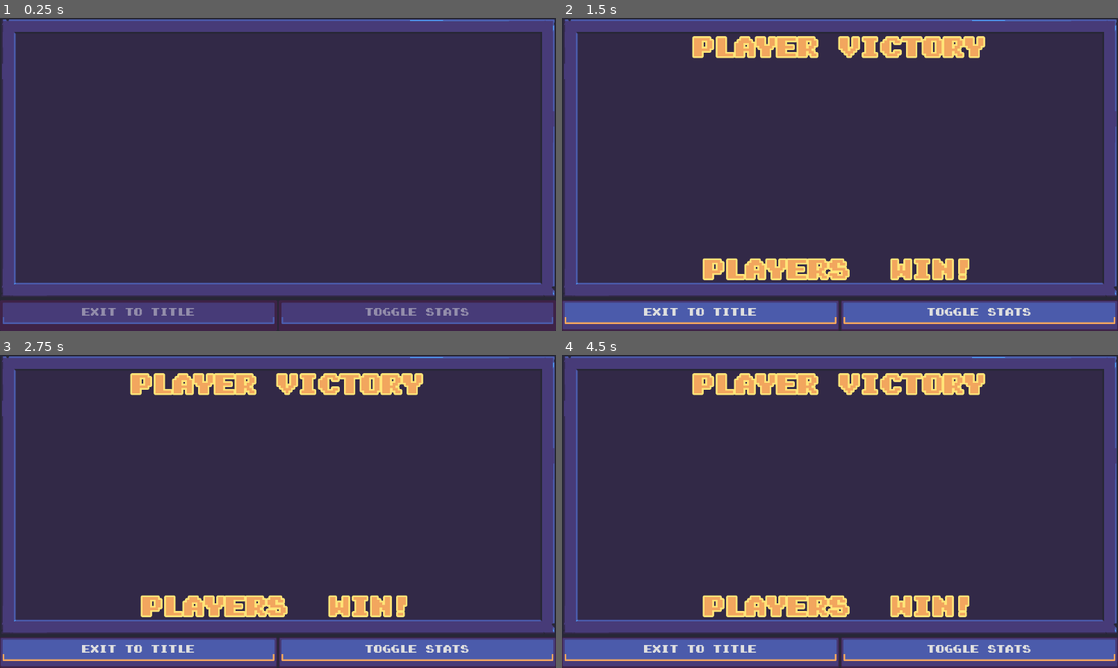
Above: before the commit, frames 1-4 (two rows, left to right).
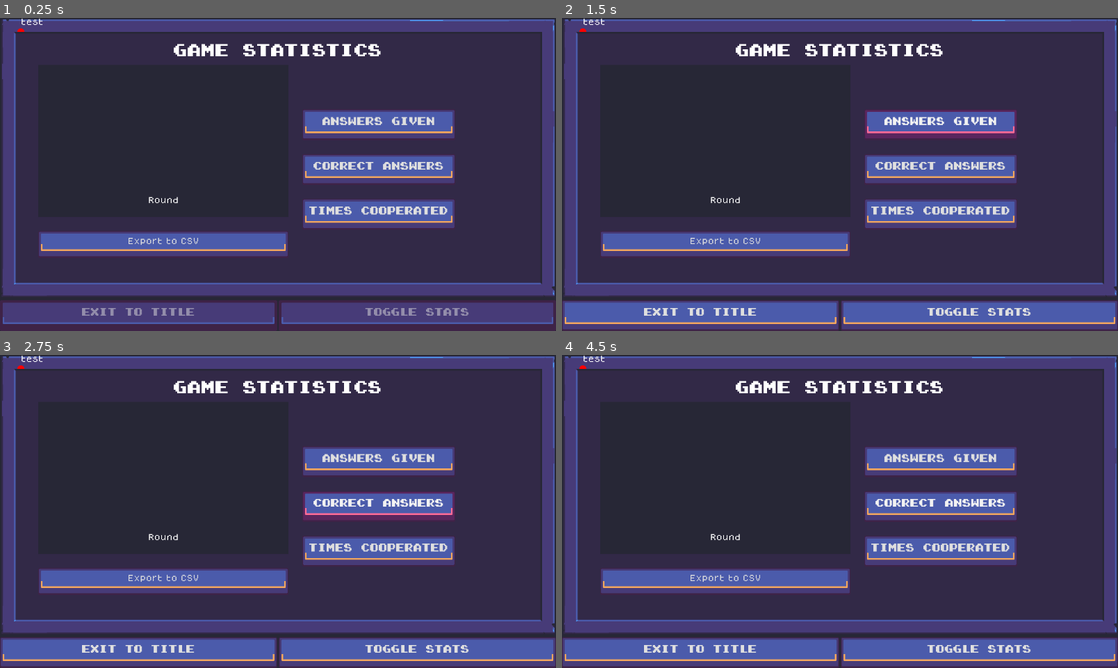
Above: after the commit, the same moments.

Repository: VileOar/js-final-proj
Game: Godot game, scene res://src/stages/end_scene/end_scene.tscn
Two runs of this game, one before a commit and one after it. Both use one fixed random seed, a clock stepped at 60 frames per second and the inputs below. This scene is started directly instead of the project's main scene.
Inputs (mouse positions are in pixels of both pictures, inside the frame that each line leads up to):
- Up to frame 1 (0.25 s): no input
- Up to frame 2 (1.5 s): click (723, 243) at 0.5 s, where only the run after the commit has a clickable "Export to CSV"; click (940, 124) at 1.25 s, where only the run after the commit has a clickable "Answers Given"
- Up to frame 3 (2.75 s): click (378, 505) at 2 s, where only the run after the commit has a clickable "Correct Answers"
- Up to frame 4 (4.5 s): click (940, 552) at 2.75 s, where only the run after the commit has a clickable "Times Cooperated"; move the mouse to (962, 495) at 3.52 s; hold D (coop_right) 3.53-4.28 s; click (962, 495) at 3.67 s; move the mouse to (728, 527) at 4.27 s; hold S (coop_down) from 4.28 s (still down)

The runs differ from the first frame. In frame 1, 12% of the frame differs, in the area x 3-82%, y 0-76%; in frame 2, 16%, in the area x 3-82%, y 0-84%; in frame 3, 16%; in frame 4, 16%.
Error in both runs: Out of bounds get index '0' (on base: 'Array[int]') (res://src/stages/end_scene/victory_screen.gd:141)

Commit message:
[WIP] stat plot viewer

Diff:
--- a/src/stages/end_scene/end_scene.tscn
+++ b/src/stages/end_scene/end_scene.tscn
@@ -1,9 +1,10 @@
-[gd_scene load_steps=5 format=3 uid="uid://dmfruovnif6mi"]
+[gd_scene load_steps=6 format=3 uid="uid://dmfruovnif6mi"]
 
 [ext_resource type="Script" uid="uid://dhxc6thbrkuac" path="res://src/stages/end_scene/end_scene.gd" id="1_22ooy"]
 [ext_resource type="Script" uid="uid://bspqc2mj2cug8" path="res://src/stages/end_scene/victory_screen.gd" id="1_dcimy"]
 [ext_resource type="PackedScene" uid="uid://drxyix8goev7d" path="res://src/stages/end_scene/dyad_end_score.tscn" id="2_6fak7"]
 [ext_resource type="AudioStream" uid="uid://cd1hw3hh6cqhv" path="res://assets/sfx/sounds/points/032-Switch01.ogg" id="3_w0pc6"]
+[ext_resource type="PackedScene" uid="uid://csbjegmf6luka" path="res://src/stages/end_scene/stats_screen.tscn" id="5_6pxmg"]
 
 [node name="EndScene" type="Control"]
 layout_mode = 3
@@ -28,6 +29,7 @@
 
 [node name="VictoryScreen" type="PanelContainer" parent="VBoxContainer/MarginContainer"]
 unique_name_in_owner = true
+visible = false
 layout_mode = 2
 size_flags_vertical = 3
 script = ExtResource("1_dcimy")
@@ -78,62 +80,9 @@
 [node name="PointSound" type="AudioStreamPlayer" parent="VBoxContainer/MarginContainer/VictoryScreen"]
 stream = ExtResource("3_w0pc6")
 
-[node name="StatsScreen" type="PanelContainer" parent="VBoxContainer/MarginContainer"]
-unique_name_in_owner = true
-visible = false
-layout_mode = 2
-
-[node name="PanelContainer" type="PanelContainer" parent="VBoxContainer/MarginContainer/StatsScreen"]
-layout_mode = 2
-theme_type_variation = &"SimplePanel"
-
-[node name="VBoxContainer" type="VBoxContainer" parent="VBoxContainer/MarginContainer/StatsScreen/PanelContainer"]
-layout_mode = 2
-
-[node name="MarginContainer" type="MarginContainer" parent="VBoxContainer/MarginContainer/StatsScreen/PanelContainer/VBoxContainer"]
-layout_mode = 2
-
-[node name="Label" type="Label" parent="VBoxContainer/MarginContainer/StatsScreen/PanelContainer/VBoxContainer/MarginContainer"]
-layout_mode = 2
-theme_type_variation = &"MenuTitle"
-text = "Game Stats"
-horizontal_alignment = 1
-vertical_alignment = 1
-
-[node name="HBoxContainer" type="HBoxContainer" parent="VBoxContainer/MarginContainer/StatsScreen/PanelContainer/VBoxContainer"]
-layout_mode = 2
-size_flags_vertical = 3
-
-[node name="PlayerList" type="ScrollContainer" parent="VBoxContainer/MarginContainer/StatsScreen/PanelContainer/VBoxContainer/HBoxContainer"]
-layout_mode = 2
-horizontal_scroll_mode = 0
-
-[node name="PlayerContainer" type="VBoxContainer" parent="VBoxContainer/MarginContainer/StatsScreen/PanelContainer/VBoxContainer/HBoxContainer/PlayerList"]
+[node name="StatsScreen" parent="VBoxContainer/MarginContainer" instance=ExtResource("5_6pxmg")]
 unique_name_in_owner = true
 layout_mode = 2
-
-[node name="GraphViewer" type="MarginContainer" parent="VBoxContainer/MarginContainer/StatsScreen/PanelContainer/VBoxContainer/HBoxContainer"]
-layout_mode = 2
-
-[node name="ModeSelector" type="VBoxContainer" parent="VBoxContainer/MarginContainer/StatsScreen/PanelContainer/VBoxContainer/HBoxContainer"]
-layout_mode = 2
-theme_override_constants/separation = 32
-alignment = 1
-
-[node name="BtnAnswered" type="Button" parent="VBoxContainer/MarginContainer/StatsScreen/PanelContainer/VBoxContainer/HBoxContainer/ModeSelector"]
-layout_mode = 2
-theme_type_variation = &"HeaderButton"
-text = "Answers Given"
-
-[node name="BtnCorrect" type="Button" parent="VBoxContainer/MarginContainer/StatsScreen/PanelContainer/VBoxContainer/HBoxContainer/ModeSelector"]
-layout_mode = 2
-theme_type_variation = &"HeaderButton"
-text = "Correct Answers"
-
-[node name="BtnCoop" type="Button" parent="VBoxContainer/MarginContainer/StatsScreen/PanelContainer/VBoxContainer/HBoxContainer/ModeSelector"]
-layout_mode = 2
-theme_type_variation = &"HeaderButton"
-text = "Times Cooperated"
 
 [node name="HBoxContainer" type="HBoxContainer" parent="VBoxContainer"]
 layout_mode = 2
--- /dev/null
+++ b/src/stages/end_scene/plot_viewer.gd
@@ -0,0 +1,33 @@
+extends MarginContainer
+class_name PlotViewer
+
+
+const DEFAULT_COLOR: Color = Color.WHITE
+
+# the percentage of the plot area at which the zero y should be
+var _origin_y: float = 0.0
+
+# a dictionary of plots
+# each entry is a category of plots, identified by id (also a dictionary)
+# each entry of that is an Array of values, corresponding to the y-values to plot
+# these y-values are given as percentages, where 1 is the highest value visually possible in the plot
+var _plots: Dictionary[String, Dictionary] = {}
+# the colour to draw all plots of the selected id in
+var _plot_colours: Dictionary[int, Color] = {}
+
+var _selected_category: String = ""
+var _selected_plotids: Array[int] = []
+
+
+func _process(delta: float) -> void:
+	queue_redraw()
+
+
+func _draw() -> void:
+	var plots = _plots[_selected_category]
+	for plotid in plots.keys():
+		if plotid in _selected_plotids:
+			# draw a single plot
+
+			# the color to work in
+			var color = _plot_colours.get(plotid, DEFAULT_COLOR)
--- /dev/null
+++ b/src/stages/end_scene/stats_screen.gd
@@ -0,0 +1,40 @@
+extends PanelContainer
+class_name StatsScreen
+
+
+@onready var _plot_viewer: MarginContainer = %PlotViewer
+
+
+# the maximum value among all answer-based stats
+var _max_y: int = 0
+# the minimum value among all answer-based stats
+var _min_y: int = 0
+
+#region values to make it easier to draw on the plot
+
+#endregion
+
+
+func _process(delta: float) -> void:
+	queue_redraw()
+	print_debug("hello?")
+
+
+## receive the array of round_stats
+func setup(rounds_stats: Array[Dictionary]) -> void:
+	pass
+
+
+# get the appropriate stat
+func _get_player_stat(player_index: int, stat: String):
+	pass
+
+
+func _draw() -> void:
+	# rect of the plot viewer
+	var plot_rect: Rect2 = _plot_viewer.get_rect()
+	plot_rect = Rect2(48, 32, 1, 1)
+	print_debug(plot_rect)
+
+	draw_circle(plot_rect.position, 8, Color.RED)
+	draw_string(ThemeDB.fallback_font, plot_rect.position + Vector2.UP * 16, "test", HORIZONTAL_ALIGNMENT_RIGHT)
--- /dev/null
+++ b/src/stages/end_scene/stats_screen.tscn
@@ -0,0 +1,99 @@
+[gd_scene load_steps=4 format=3 uid="uid://csbjegmf6luka"]
+
+[ext_resource type="Script" uid="uid://b5v3v03tivcyf" path="res://src/stages/end_scene/stats_screen.gd" id="1_xbs6t"]
+[ext_resource type="Script" uid="uid://d8b1v6b52yk8" path="res://src/stages/end_scene/plot_viewer.gd" id="2_rq87b"]
+
+[sub_resource type="StyleBoxFlat" id="StyleBoxFlat_22ooy"]
+bg_color = Color(0.152941, 0.152941, 0.211765, 1)
+
+[node name="StatsScreen" type="PanelContainer"]
+script = ExtResource("1_xbs6t")
+
+[node name="PanelContainer" type="PanelContainer" parent="."]
+layout_mode = 2
+theme_type_variation = &"SimplePanel"
+
+[node name="MarginContainer" type="MarginContainer" parent="PanelContainer"]
+layout_mode = 2
+theme_override_constants/margin_left = 16
+theme_override_constants/margin_top = 16
+theme_override_constants/margin_right = 16
+theme_override_constants/margin_bottom = 16
+
+[node name="VBoxContainer" type="VBoxContainer" parent="PanelContainer/MarginContainer"]
+layout_mode = 2
+theme_override_constants/separation = 16
+
+[node name="Label" type="Label" parent="PanelContainer/MarginContainer/VBoxContainer"]
+layout_mode = 2
+theme_type_variation = &"MenuTitle"
+text = "Game Statistics"
+horizontal_alignment = 1
+vertical_alignment = 1
+
+[node name="HBoxContainer" type="HBoxContainer" parent="PanelContainer/MarginContainer/VBoxContainer"]
+layout_mode = 2
+size_flags_vertical = 3
+theme_override_constants/separation = 32
+
+[node name="PlayerList" type="ScrollContainer" parent="PanelContainer/MarginContainer/VBoxContainer/HBoxContainer"]
+layout_mode = 2
+horizontal_scroll_mode = 0
+
+[node name="PlayerContainer" type="VBoxContainer" parent="PanelContainer/MarginContainer/VBoxContainer/HBoxContainer/PlayerList"]
+unique_name_in_owner = true
+layout_mode = 2
+
+[node name="GraphViewer" type="VBoxContainer" parent="PanelContainer/MarginContainer/VBoxContainer/HBoxContainer"]
+layout_mode = 2
+theme_override_constants/separation = 32
+
+[node name="PanelContainer" type="PanelContainer" parent="PanelContainer/MarginContainer/VBoxContainer/HBoxContainer/GraphViewer"]
+layout_mode = 2
+theme_override_styles/panel = SubResource("StyleBoxFlat_22ooy")
+
+[node name="MarginContainer" type="MarginContainer" parent="PanelContainer/MarginContainer/VBoxContainer/HBoxContainer/GraphViewer/PanelContainer"]
+layout_mode = 2
+theme_override_constants/margin_left = 32
+theme_override_constants/margin_top = 32
+theme_override_constants/margin_right = 32
+theme_override_constants/margin_bottom = 32
+
+[node name="VBoxContainer" type="VBoxContainer" parent="PanelContainer/MarginContainer/VBoxContainer/HBoxContainer/GraphViewer/PanelContainer/MarginContainer"]
+layout_mode = 2
+theme_override_constants/separation = 16
+
+[node name="PlotViewer" type="MarginContainer" parent="PanelContainer/MarginContainer/VBoxContainer/HBoxContainer/GraphViewer/PanelContainer/MarginContainer/VBoxContainer"]
+unique_name_in_owner = true
+custom_minimum_size = Vector2(512, 256)
+layout_mode = 2
+script = ExtResource("2_rq87b")
+
+[node name="Label" type="Label" parent="PanelContainer/MarginContainer/VBoxContainer/HBoxContainer/GraphViewer/PanelContainer/MarginContainer/VBoxContainer"]
+layout_mode = 2
+text = "Round"
+horizontal_alignment = 1
+
+[node name="Button" type="Button" parent="PanelContainer/MarginContainer/VBoxContainer/HBoxContainer/GraphViewer"]
+layout_mode = 2
+text = "Export to CSV"
+
+[node name="ModeSelector" type="VBoxContainer" parent="PanelContainer/MarginContainer/VBoxContainer/HBoxContainer"]
+layout_mode = 2
+theme_override_constants/separation = 32
+alignment = 1
+
+[node name="BtnAnswered" type="Button" parent="PanelContainer/MarginContainer/VBoxContainer/HBoxContainer/ModeSelector"]
+layout_mode = 2
+theme_type_variation = &"HeaderButton"
+text = "Answers Given"
+
+[node name="BtnCorrect" type="Button" parent="PanelContainer/MarginContainer/VBoxContainer/HBoxContainer/ModeSelector"]
+layout_mode = 2
+theme_type_variation = &"HeaderButton"
+text = "Correct Answers"
+
+[node name="BtnCoop" type="Button" parent="PanelContainer/MarginContainer/VBoxContainer/HBoxContainer/ModeSelector"]
+layout_mode = 2
+theme_type_variation = &"HeaderButton"
+text = "Times Cooperated"
Not shown, added: src/stages/end_scene/plot_viewer.gd.uid
Not shown, added: src/stages/end_scene/stats_screen.gd.uid
